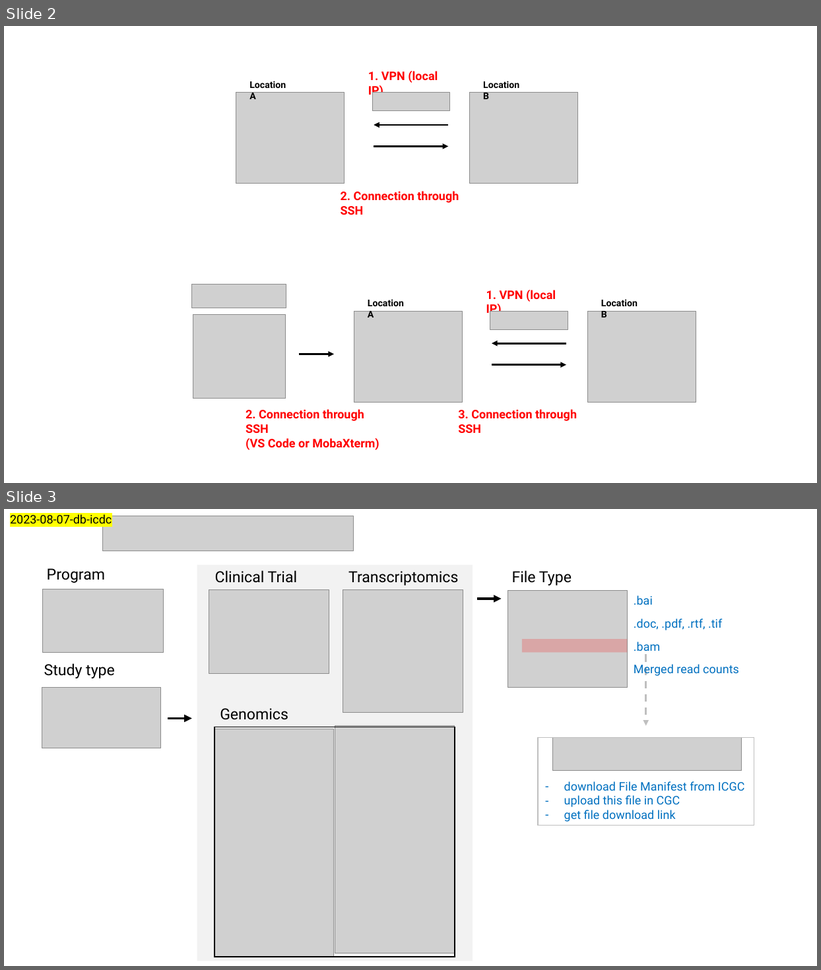
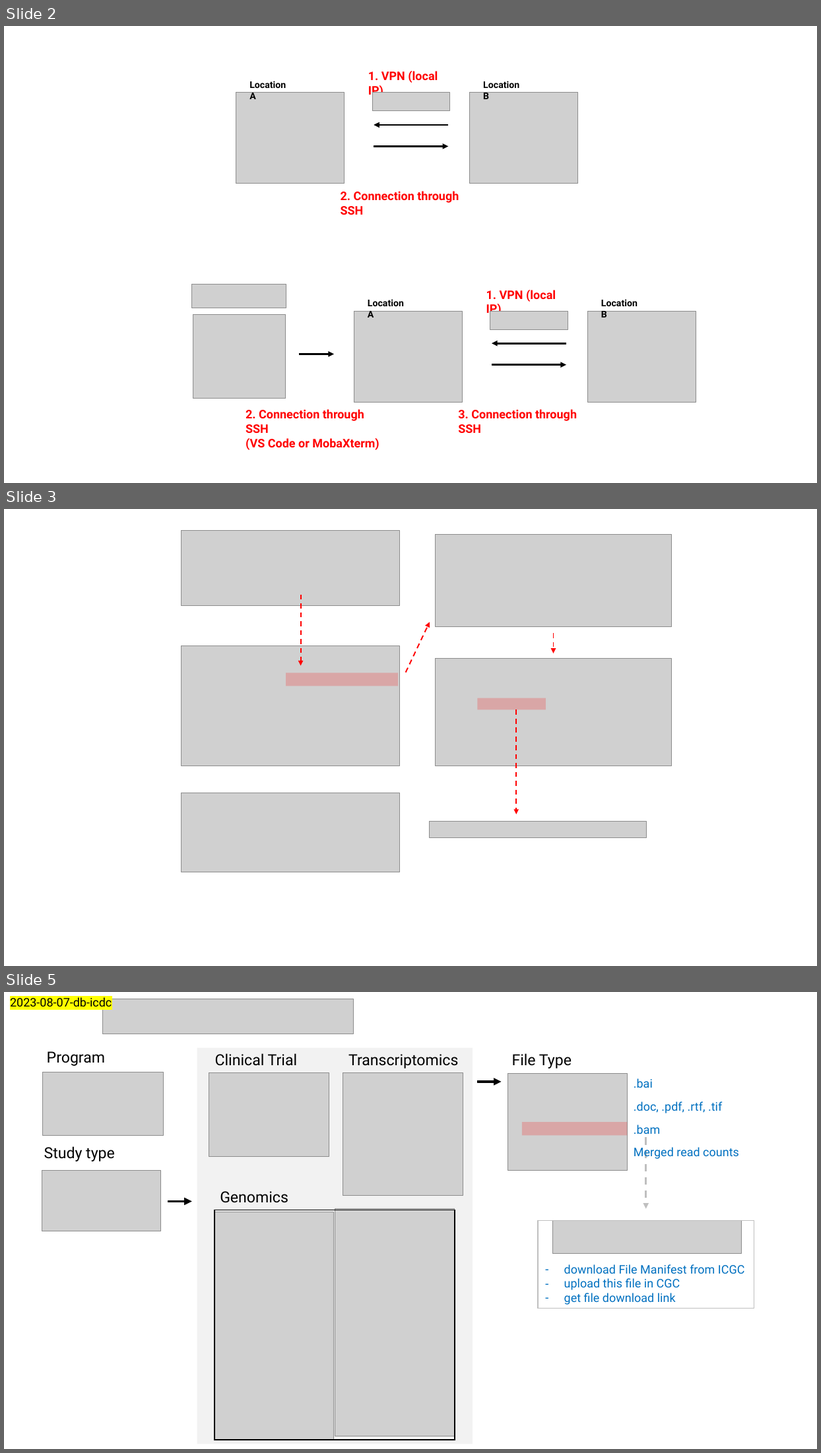
Before and after one commit to keun-hong/keun-hong.github.io, a slide deck: for_post/230907.pptx. Shown one above the other, each under a label of ours: slides 2 and 3 before the commit, slides 2, 3 and 5 after it; the slides between them are not shown. The pictures are 821x970 and 821x1453 pixels, drawn with LibreOffice and Linux fonts; fonts in the diff are those of the drawing; grey boxes stand for pictures. Boxes give left, top, right and bottom in pixels: in the first picture for what was removed or moved away, otherwise in the second. Text is boxed around its words. In the diff, an @@ line names an element or a change of style, - is before the commit and + after.

```diff
--- a/for_post/230907.pptx
+++ b/for_post/230907.pptx
@@ slide 3 added at [4,509,817,966], background #FFFFFF @@
@@ rectangle added at [177,528,675,875], outline #FFFFFF 1 pt @@
@@ picture added at [182,531,400,606] @@
@@ picture added at [435,534,671,626] @@
@@ arrow added from (301, 594) to (301, 666), #FF0000 1.5 pt dashed @@
@@ arrow added from (406, 673) to (430, 623), #FF0000 1.5 pt dashed @@
@@ picture added at [182,646,400,766] @@
@@ arrow added from (554, 634) to (554, 654), #FF0000 1.5 pt dashed @@
@@ picture added at [435,658,671,766] @@
@@ rectangle added at [286,673,398,686], fill #FF0000 at 20% opacity @@
@@ rectangle added at [477,698,546,710], fill #FF0000 at 20% opacity @@
@@ arrow added from (516, 710) to (516, 815), #FF0000 1.5 pt dashed @@
@@ picture added at [182,793,400,873] @@
@@ picture added at [430,821,646,838] @@
@@ what was slide 3 is now slide 5 @@
```
Also in this commit, not shown: 1 slide changed, 1 other slide added, 9 other files.
